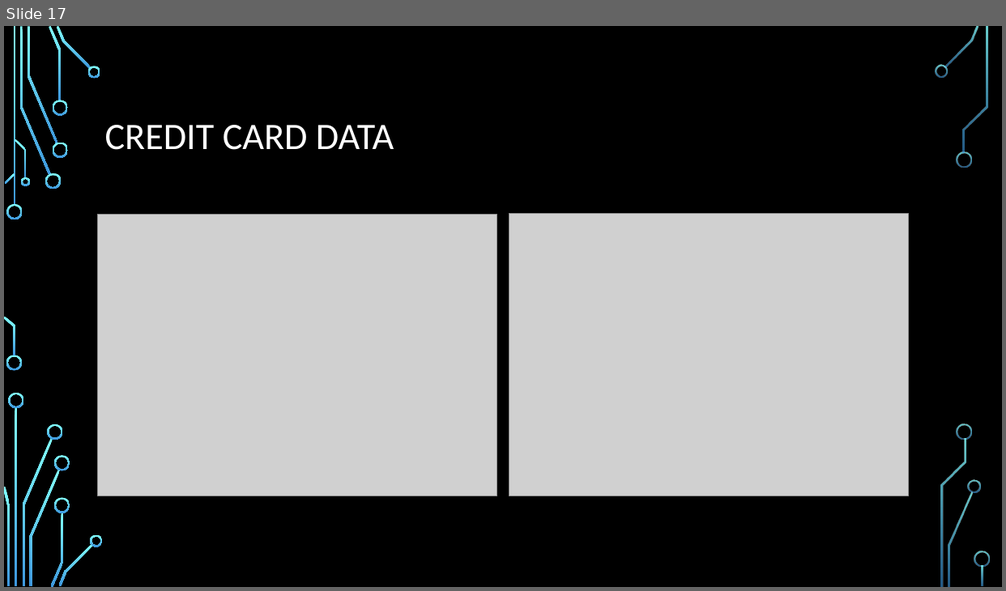
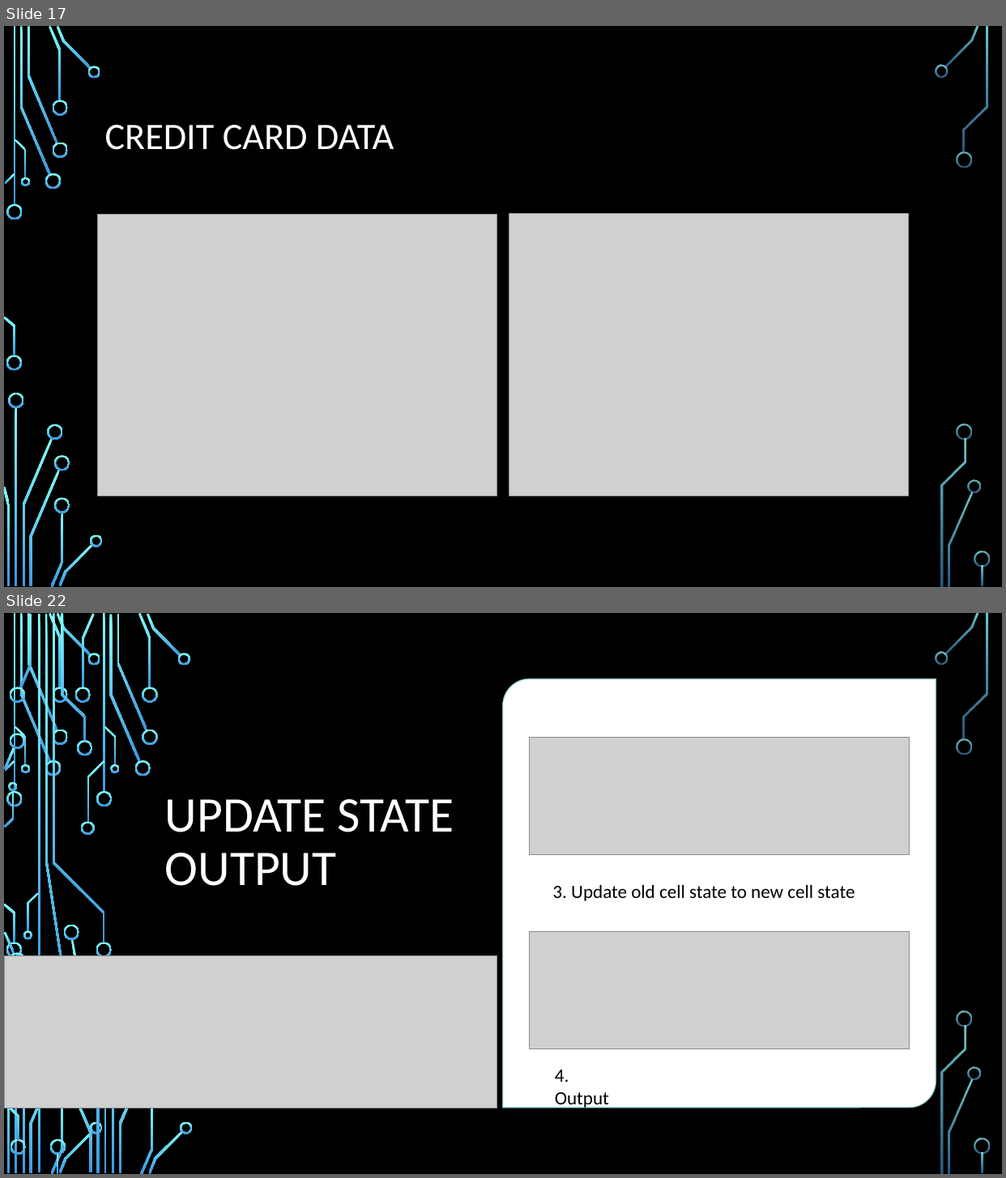
Before and after one commit to shawnmccarthy/anomalydetection, a slide deck: mccarthy-shawn_slides.pptx. Shown one above the other, each under a label of ours: slide 17 before the commit, slides 17 and 22 after it; the slides between them are not shown. The pictures are 1006x591 and 1006x1178 pixels, drawn with LibreOffice and Linux fonts; fonts in the diff are those of the drawing; grey boxes stand for pictures; background and template pictures are left out. Boxes give left, top, right and bottom in pixels: in the first picture for what was removed or moved away, otherwise in the second. Text is boxed around its words. In the diff, an @@ line names an element or a change of style, - is before the commit and + after.

```diff
--- a/mccarthy-shawn_slides.pptx
+++ b/mccarthy-shawn_slides.pptx
@@ slide 22 added at box(4, 613, 1002, 1174), background picture (left out); not listed: 32 template elements that a slide beside it also shows @@
@@ group added at box(4, 613, 193, 1174): 42 freeform shapes, 4 rectangles @@
@@ round diag rect added at box(503, 679, 936, 1107), fill #FFFFFF, outline #B4FFFF 1.5 pt @@
@@ picture added at box(530, 737, 909, 855) @@
@@ title added at box(165, 799, 454, 886), 48 pt, text #FFFFFF @@
+UPDATE STATE
+OUTPUT
@@ text added at box(552, 885, 854, 901), 18 pt, text #000000 @@
+3. Update old cell state to new cell state
@@ picture added at box(530, 932, 909, 1050) @@
@@ picture added at box(4, 956, 497, 1109) @@
@@ text added at box(555, 1070, 609, 1110), 18 pt, text #000000 @@
+4. Output
```
Also in this commit, not shown: 1 slide changed, 10 other slides added, 1 other file.
